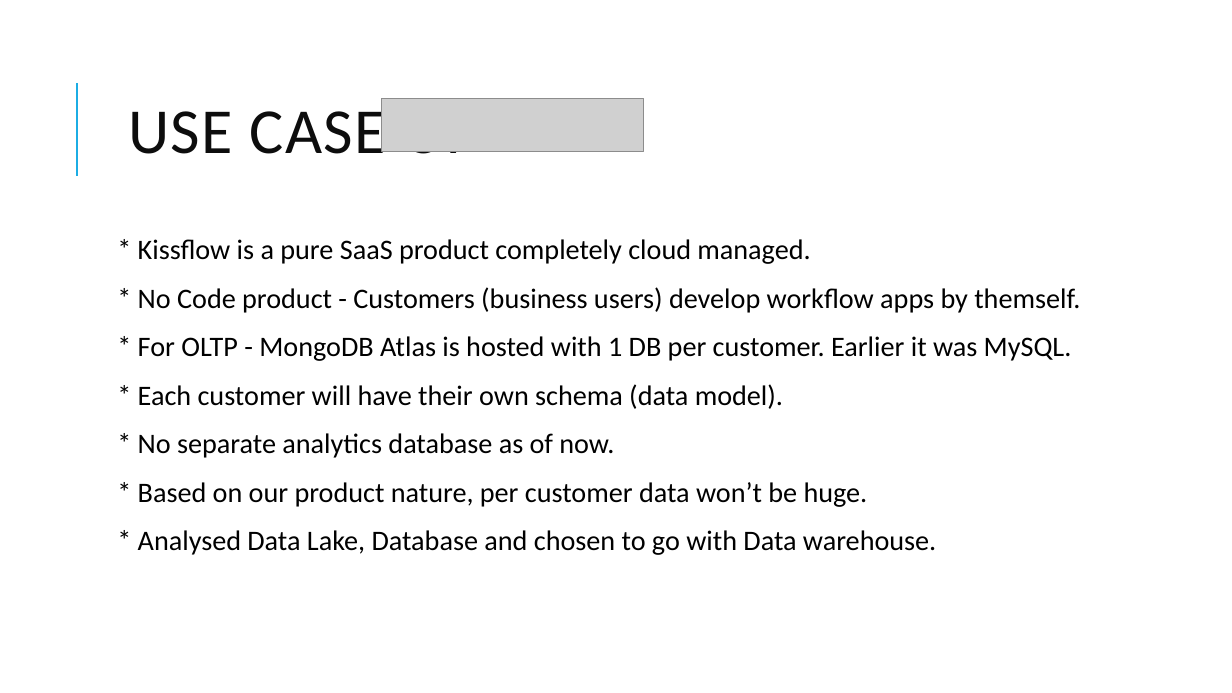
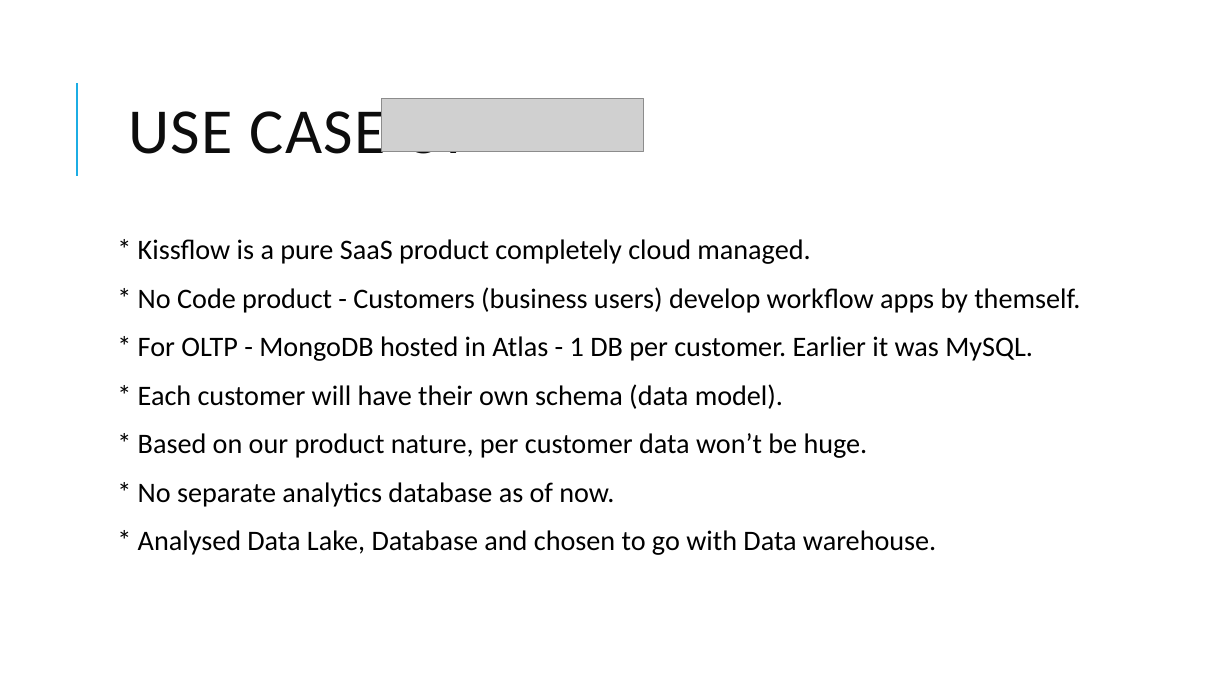
Before and after one commit to dinesarun/common, a slide deck: slide 19 of sessions/GAB 2021/Choosing right Data Service.pptx (slide 20 before the commit). Drawn at 1232x693 pixels with LibreOffice and Linux fonts; fonts in the diff are those of the drawing; grey boxes stand for pictures. Boxes give left, top, right and bottom in pixels: in the first picture for what was removed or moved away, otherwise in the second. Text is boxed around its words. In the diff, an @@ line names an element or a change of style, - is before the commit and + after.

```diff
--- a/sessions/GAB 2021/Choosing right Data Service.pptx
+++ b/sessions/GAB 2021/Choosing right Data Service.pptx
@@ text at (x1=138, y1=336, x2=1033, y2=361): text changed @@
-  * For OLTP - MongoDB Atlas is hosted with 1 DB per customer. Earlier it was MySQL.
+  * For OLTP - MongoDB hosted in Atlas - 1 DB per customer. Earlier it was MySQL.
@@ text at (x1=138, y1=433, x2=868, y2=458): paragraph added @@
+  * Based on our product nature, per customer data won’t be huge.
@@ text at (x1=138, y1=482, x2=868, y2=507): paragraph removed @@
-  * Based on our product nature, per customer data won’t be huge.
```
Also in this commit, not shown: 12 other slides changed, 5 slides added, 2 slides removed.
